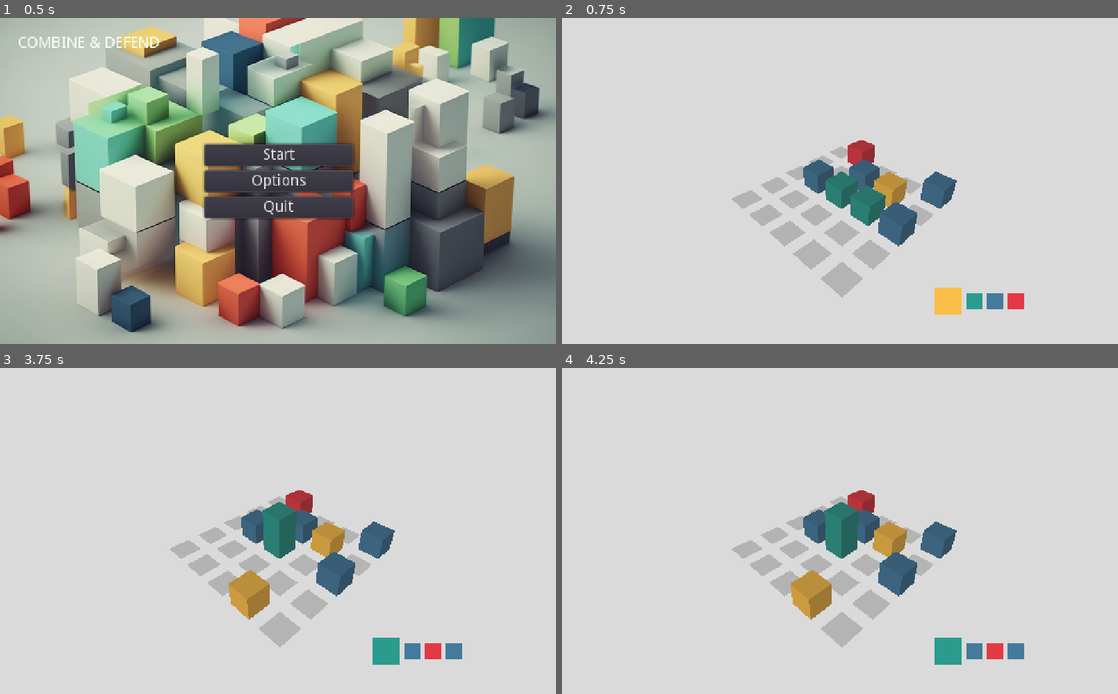
Above: before the commit, frames 1-4 (two rows, left to right).
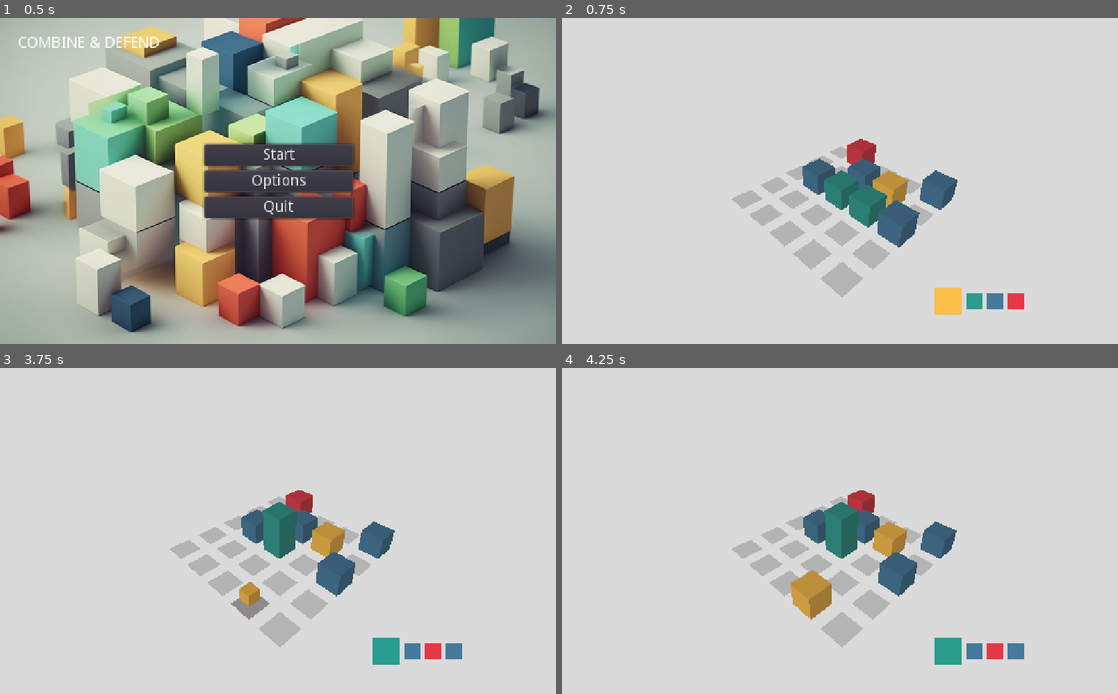
Above: after the commit, the same moments.

Repository: Cam1lo/CombineDefend
Game: Godot game, scene res://ui/menu/Menu.tscn
Two runs of this game, one before a commit and one after it. Both use one fixed random seed, a clock stepped at 60 frames per second and the inputs below.
Inputs (mouse positions are in pixels of both pictures, inside the frame that each line leads up to):
- Up to frame 1 (0.5 s): no input
- Up to frame 2 (0.75 s): click "Start" at 0.5 s
- Up to frame 3 (3.75 s): move the mouse to (400, 514) at 1.27 s; tap Middle mouse button (camera_control) every 0.75 s from 1.35 to 3.6 s; click (400, 514) at 1.42 s; tap Enter at 2, 3.5 s; move the mouse to (166, 547) at 2.02 s; click (166, 547) at 2.17 s; tap Space at 2.75 s; move the mouse to (333, 459) at 2.77 s; click (333, 459) at 2.92 s; move the mouse to (250, 596) at 3.52 s; click (250, 596) at 3.67 s
- Up to frame 4 (4.25 s): no input

Frame 1 is identical in both runs. In frame 2, 0.4% of the frame differs, in the area x 43-72%, y 37-71%; in frame 3, 0.6%, in the area x 41-49%, y 62-78%; in frame 4, nothing differs.

Commit message:
Combine, Grow, Intro units animations added

Diff:
--- a/main/GridController.gd
+++ b/main/GridController.gd
@@ -48,14 +48,14 @@
 						units[i][j+1] = 0
 						yield(get_tree().create_timer(config.time_delay), "timeout")
 						ground.grow_tile(Vector2(i,j), units[i][j].height)
-						ground.remove_from_tile(Vector2(i, j+1))
+						ground.remove_from_tile(Vector2(i, j+1), get_direction(Vector2(i, j+1), Vector2(i,j)))
 						collided = true
 					else:
 						units[i][j+1].height += 1
 						units[i][j] = 0
 						yield(get_tree().create_timer(config.time_delay), "timeout")
 						ground.grow_tile(Vector2(i,j+1), units[i][j+1].height)
-						ground.remove_from_tile(Vector2(i, j))
+						ground.remove_from_tile(Vector2(i, j), get_direction(Vector2(i, j), Vector2(i,j + 1)))
 						collided = true
 	for i in range(4):
 		for j in range(5):
@@ -66,14 +66,14 @@
 						units[i+1][j] = 0
 						yield(get_tree().create_timer(config.time_delay), "timeout")
 						ground.grow_tile(Vector2(i,j), units[i][j].height)
-						ground.remove_from_tile(Vector2(i+1, j))
+						ground.remove_from_tile(Vector2(i+1, j), get_direction(Vector2(i+1, j), Vector2(i,j)))
 						collided = true
 					else:
 						units[i+1][j].height += 1
 						units[i][j] = 0
 						yield(get_tree().create_timer(config.time_delay), "timeout")
 						ground.grow_tile(Vector2(i+1,j), units[i+1][j].height)
-						ground.remove_from_tile(Vector2(i, j))
+						ground.remove_from_tile(Vector2(i, j), get_direction(Vector2(i, j), Vector2(i + 1,j)))
 						collided = true
 	if collided:
 		check_collisions()
@@ -119,10 +119,9 @@
 				if s_colliders.size() > 1:
 					var new_height =  grid[i][j].height + s_colliders.size()
 					grid[i][j].height = new_height
-					yield(get_tree().create_timer(config.time_delay), "timeout")
 					ground.grow_tile(Vector2(i,j), new_height)
 					for s_collider in s_colliders:
-						ground.remove_from_tile(s_collider[1])
+						ground.remove_from_tile(s_collider[1], get_direction(Vector2(s_collider[1].x, s_collider[1].y), Vector2(i,j)))
 
 func get_config():
 	var data = {}
@@ -140,3 +139,13 @@
 		data[key] = config.get_value('Player1', key)
 
 	return data
+
+func get_direction(vector1, vector2):
+	if vector1.x < vector2.x:
+		return 'left'
+	if vector1.x > vector2.x:
+		return 'right'
+	if vector1.y < vector2.y:
+		return 'down'
+	if vector1.y > vector2.y:
+		return 'up'
--- a/main/ground/Ground.gd
+++ b/main/ground/Ground.gd
@@ -35,10 +35,10 @@
 			if audio:
 				$UnitGrownAudio.play()
 
-func remove_from_tile(pos):
+func remove_from_tile(pos, direction):
 	for tile in tiles:
 		if (tile.pos == pos):
-			tile.remove_box()
+			tile.remove_box(direction)
 
 func i_to_grid_pos(i):
 	var row = int(i) / 5
--- a/main/ground/MeshInstance.gd
+++ b/main/ground/MeshInstance.gd
@@ -2,6 +2,7 @@
 export var pos: Vector2
 signal unit_placed(pos)
 
+var Unit = load("res://main/ground/unit/Unit.tscn")
 var has_box = false
 
 func _on_StaticBody_input_event(camera, event, position, normal, shape_idx):
@@ -14,34 +15,36 @@
 	new_material.albedo_color = Color('bdbbba')
 	var material = self.get_child(0).set_surface_material(0, new_material)
 
-
 func _on_StaticBody_mouse_exited():
 	var new_material = SpatialMaterial.new()
 	new_material.albedo_color = Color(1,1,1)
 	var material = self.get_child(0).set_surface_material(0, new_material)
 
-func create_box(unit):
-	var box = CSGBox.new()
-	var material = SpatialMaterial.new()
-	material.albedo_color = unit.color
-	box.material = material
-	box.height = 0
+func grow_new_box(unit):
+	var box = Unit.instance()
+	box.set_color(unit.color)
 	self.add_child(box)
 	has_box = true
-	grow_box(unit.height)
+	arrenge_box_position(unit.height)
+	box.set_height(unit.height*2)
+	box.play_intro_animation()
 
-func grow_new_box(unit):
-	create_box(unit)
 
 func grow_box(height):
+	var box = get_child(1)
+	if(has_box):
+		box.set_height(height*2)
+
+func arrenge_box_position(height):
 	height *= 2
 	var box = get_child(1)
 	if(has_box):
 		box.translate(Vector3(0, -box.height/2, 0))
 		box.translate(Vector3(0, height/2, 0))
-		box.height = height
 
-func remove_box():
+func remove_box(direction):
+	var box = get_child(1)
+	yield(box.play_remove_animation(direction), 'animation_finished');
 	self.remove_child(get_child(1))
 	has_box = false
 
--- a/main/ground/MeshInstance.tscn
+++ b/main/ground/MeshInstance.tscn
@@ -1,8 +1,12 @@
-[gd_scene load_steps=5 format=2]
+[gd_scene load_steps=6 format=2]
 
 [ext_resource path="res://main/ground/MeshInstance.gd" type="Script" id=1]
 
+[sub_resource type="SpatialMaterial" id=4]
+albedo_color = Color( 0, 0, 0, 1 )
+
 [sub_resource type="PlaneMesh" id=1]
+material = SubResource( 4 )
 
 [sub_resource type="SpatialMaterial" id=3]
 albedo_color = Color( 0.94902, 0.94902, 0.94902, 1 )
--- /dev/null
+++ b/main/ground/unit/Unit.gd
@@ -0,0 +1,42 @@
+extends Spatial
+
+
+export var color: Color
+export var height: int
+export var age: int
+
+func set_color(color):
+	self.color = color
+	var material = SpatialMaterial.new()
+	material.albedo_color = color
+	$Box.material = material
+
+func set_height(height):
+	var previous_height = $Box.height
+	var previous_pos = $Box.translation
+	var animation = $AnimationPlayer.get_animation('grow')
+	animation.track_insert_key(0, 0.0, previous_height)
+	animation.track_insert_key(0, 0.3, height)
+	animation.track_insert_key(1, 0, previous_pos)
+	animation.track_insert_key(1, 0.3, Vector3(0, (height/2) - 1, 0))
+	$AnimationPlayer.play("grow")
+	self.height = height
+	$Box.height = height
+
+func play_intro_animation():
+	$AnimationPlayer.play("intro")
+	return $AnimationPlayer
+
+func play_remove_animation(direction):
+	var box = $Box
+	match direction:
+		'left':
+			$AnimationPlayer.play("remove_left")
+		'up':
+			$AnimationPlayer.play("remove_up")
+		'down':
+			$AnimationPlayer.play("remove_down")
+		'right':
+			$AnimationPlayer.play("remove_right")
+
+	return $AnimationPlayer
--- /dev/null
+++ b/main/ground/unit/Unit.tscn
@@ -0,0 +1,198 @@
+[gd_scene load_steps=9 format=2]
+
+[ext_resource path="res://main/ground/unit/Unit.gd" type="Script" id=1]
+
+[sub_resource type="Animation" id=1]
+length = 0.001
+tracks/0/type = "value"
+tracks/0/path = NodePath("Box:height")
+tracks/0/interp = 1
+tracks/0/loop_wrap = true
+tracks/0/imported = false
+tracks/0/enabled = true
+tracks/0/keys = {
+"times": PoolRealArray( 0 ),
+"transitions": PoolRealArray( 1 ),
+"update": 0,
+"values": [ 2.0 ]
+}
+tracks/1/type = "value"
+tracks/1/path = NodePath("Box:translation")
+tracks/1/interp = 1
+tracks/1/loop_wrap = true
+tracks/1/imported = false
+tracks/1/enabled = true
+tracks/1/keys = {
+"times": PoolRealArray( 0 ),
+"transitions": PoolRealArray( 1 ),
+"update": 0,
+"values": [ Vector3( 0, 0, 0 ) ]
+}
+tracks/2/type = "bezier"
+tracks/2/path = NodePath("Box:translation:x")
+tracks/2/interp = 1
+tracks/2/loop_wrap = true
+tracks/2/imported = false
+tracks/2/enabled = true
+tracks/2/keys = {
+"points": PoolRealArray( 0, -0.25, 0, 0.25, 0 ),
+"times": PoolRealArray( 0 )
+}
+tracks/3/type = "bezier"
+tracks/3/path = NodePath("Box:translation:y")
+tracks/3/interp = 1
+tracks/3/loop_wrap = true
+tracks/3/imported = false
+tracks/3/enabled = true
+tracks/3/keys = {
+"points": PoolRealArray( 0, -0.25, 0, 0.25, 0 ),
+"times": PoolRealArray( 0 )
+}
+tracks/4/type = "bezier"
+tracks/4/path = NodePath("Box:translation:z")
+tracks/4/interp = 1
+tracks/4/loop_wrap = true
+tracks/4/imported = false
+tracks/4/enabled = true
+tracks/4/keys = {
+"points": PoolRealArray( 0, -0.25, 0, 0.25, 0 ),
+"times": PoolRealArray( 0 )
+}
+
+[sub_resource type="Animation" id=3]
+resource_name = "grow"
+length = 0.3
+tracks/0/type = "value"
+tracks/0/path = NodePath("Box:height")
+tracks/0/interp = 1
+tracks/0/loop_wrap = true
+tracks/0/imported = false
+tracks/0/enabled = true
+tracks/0/keys = {
+"times": PoolRealArray(  ),
+"transitions": PoolRealArray(  ),
+"update": 0,
+"values": [  ]
+}
+tracks/1/type = "value"
+tracks/1/path = NodePath("Box:translation")
+tracks/1/interp = 1
+tracks/1/loop_wrap = true
+tracks/1/imported = false
+tracks/1/enabled = true
+tracks/1/keys = {
+"times": PoolRealArray(  ),
+"transitions": PoolRealArray(  ),
+"update": 0,
+"values": [  ]
+}
+
+[sub_resource type="Animation" id=2]
+resource_name = "intro"
+length = 0.3
+tracks/0/type = "value"
+tracks/0/path = NodePath("Box:width")
+tracks/0/interp = 2
+tracks/0/loop_wrap = true
+tracks/0/imported = false
+tracks/0/enabled = true
+tracks/0/keys = {
+"times": PoolRealArray( 0, 0.2, 0.3 ),
+"transitions": PoolRealArray( 1, 1, 1 ),
+"update": 0,
+"values": [ 0.5, 2.2, 2.0 ]
+}
+tracks/1/type = "value"
+tracks/1/path = NodePath("Box:height")
+tracks/1/interp = 2
+tracks/1/loop_wrap = true
+tracks/1/imported = false
+tracks/1/enabled = true
+tracks/1/keys = {
+"times": PoolRealArray( 0, 0.2, 0.3 ),
+"transitions": PoolRealArray( 1, 1, 1 ),
+"update": 0,
+"values": [ 0.5, 2.2, 2.0 ]
+}
+tracks/2/type = "value"
+tracks/2/path = NodePath("Box:depth")
+tracks/2/interp = 2
+tracks/2/loop_wrap = true
+tracks/2/imported = false
+tracks/2/enabled = true
+tracks/2/keys = {
+"times": PoolRealArray( 0, 0.2, 0.3 ),
+"transitions": PoolRealArray( 1, 1, 1 ),
+"update": 0,
+"values": [ 0.5, 2.2, 2.0 ]
+}
+
+[sub_resource type="Animation" id=5]
+resource_name = "remove_down"
+length = 0.3
+tracks/0/type = "bezier"
+tracks/0/path = NodePath("Box:translation:z")
+tracks/0/interp = 1
+tracks/0/loop_wrap = true
+tracks/0/imported = false
+tracks/0/enabled = true
+tracks/0/keys = {
+"points": PoolRealArray( 0, -0.25, 0, 0.1, 0.0453277, 3, 0, -3.03675, 0.25, 0 ),
+"times": PoolRealArray( 0, 0.3 )
+}
+
+[sub_resource type="Animation" id=6]
+resource_name = "remove_left"
+length = 0.3
+tracks/0/type = "bezier"
+tracks/0/path = NodePath("Box:translation:x")
+tracks/0/interp = 1
+tracks/0/loop_wrap = true
+tracks/0/imported = false
+tracks/0/enabled = true
+tracks/0/keys = {
+"points": PoolRealArray( 0, -0.25, 0, 0.1, -0.036746, -3, 0, 2.92569, 0.25, 0 ),
+"times": PoolRealArray( 0, 0.3 )
+}
+
+[sub_resource type="Animation" id=4]
+resource_name = "remove_right"
+length = 0.3
+tracks/0/type = "bezier"
+tracks/0/path = NodePath("Box:translation:x")
+tracks/0/interp = 1
+tracks/0/loop_wrap = true
+tracks/0/imported = false
+tracks/0/enabled = true
+tracks/0/keys = {
+"points": PoolRealArray( 0, -0.25, 0, 0.1, 0.0453277, 3, 0, -2.22406, 0.25, 0 ),
+"times": PoolRealArray( 0, 0.3 )
+}
+
+[sub_resource type="Animation" id=7]
+resource_name = "remove_up"
+length = 0.3
+tracks/0/type = "bezier"
+tracks/0/path = NodePath("Box:translation:z")
+tracks/0/interp = 1
+tracks/0/loop_wrap = true
+tracks/0/imported = false
+tracks/0/enabled = true
+tracks/0/keys = {
+"points": PoolRealArray( 0, -0.25, 0, 0.1, 0.0453277, -3, 0, 3.07594, 0.25, 0 ),
+"times": PoolRealArray( 0, 0.3 )
+}
+
+[node name="Unit" type="Spatial"]
+script = ExtResource( 1 )
+
+[node name="Box" type="CSGBox" parent="."]
+
+[node name="AnimationPlayer" type="AnimationPlayer" parent="."]
+anims/RESET = SubResource( 1 )
+anims/grow = SubResource( 3 )
+anims/intro = SubResource( 2 )
+anims/remove_down = SubResource( 5 )
+anims/remove_left = SubResource( 6 )
+anims/remove_right = SubResource( 4 )
+anims/remove_up = SubResource( 7 )
